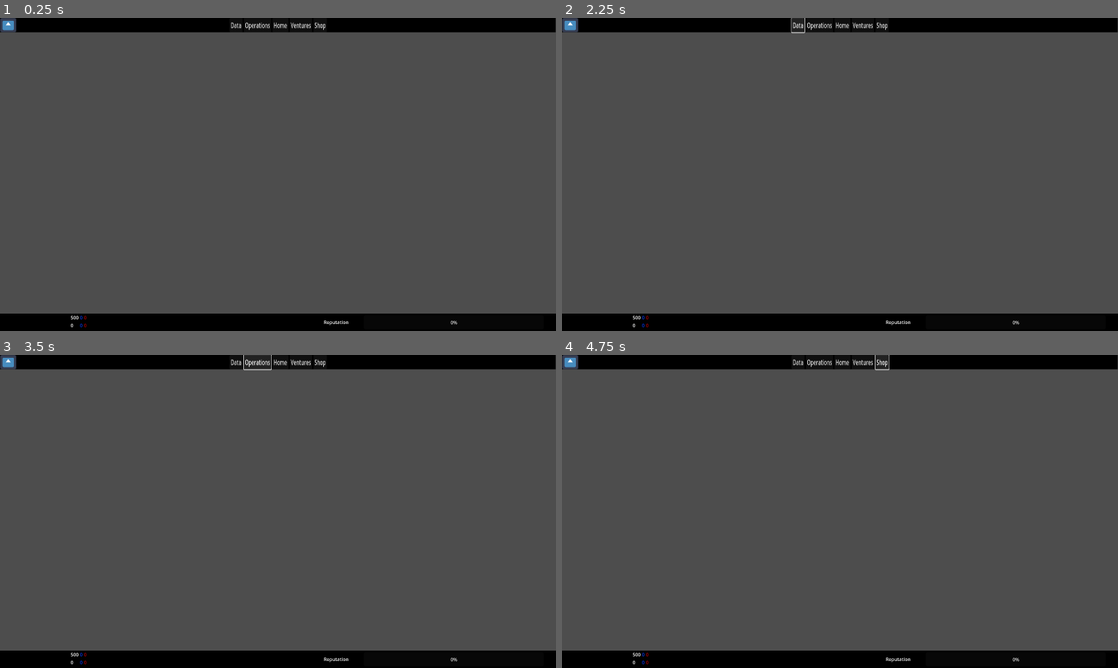
Above: before the commit, frames 1-4 (two rows, left to right).
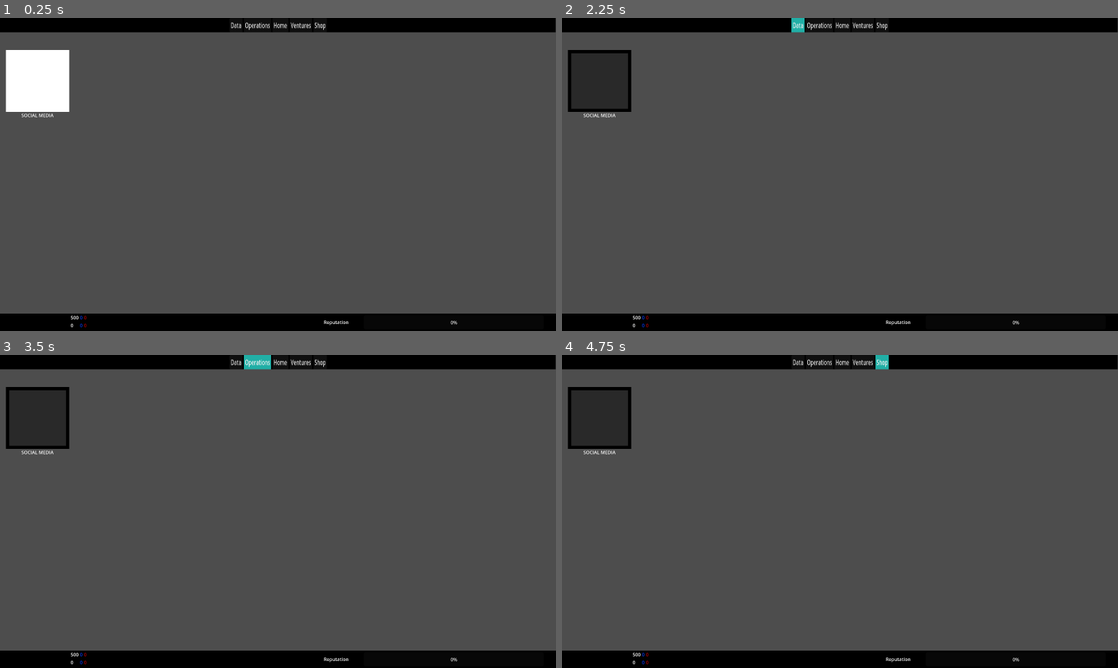
Above: after the commit, the same moments.

Repository: worrall1/PrivacyGame
Game: Godot game, scene res://Upgrades.tscn
Same seed, same stepped clock (60 frames per second), same inputs: the game is played once before the commit and once after it. The project has no main scene, so this scene is started directly. The engine's default icon, where the game draws it, is replaced by a stand-in: a white triangle on a blue panel in a dark square.
Inputs (mouse positions are in pixels of both pictures, inside the frame that each line leads up to; where the layout moved, square brackets give the same spot in the first picture):
- Up to frame 1 (0.25 s): no input
- Up to frame 2 (2.25 s): click "Ventures" at 0.5 s; click (600, 80) [567, 24] at 1.25 s; click "Data" at 2 s
- Up to frame 3 (3.5 s): click "Operations" at 2.75 s
- Up to frame 4 (4.75 s): click "Home" at 3.5 s; click "Shop" at 4.25 s

The runs differ from the first frame. In frame 1, 2.5% of the frame differs, in the area x 0-13%, y 0-32%; in frame 2, 2.6%; in frame 3, 2.7%, in the area x 0-49%, y 0-32%; in frame 4, 2.6%.

Commit message:
Button

Diff:
--- a/TopBar.tscn
+++ b/TopBar.tscn
@@ -2,7 +2,9 @@
 
 [ext_resource type="Texture2D" uid="uid://bvcl4nnyulyp0" path="res://Textures/Black.png" id="1_fwnk1"]
 [ext_resource type="Script" path="res://TopBar.gd" id="2_763e6"]
-[ext_resource type="Texture2D" uid="uid://cihh4bg1jbq2w" path="res://icon.svg" id="3_wkq7f"]
+
+[sub_resource type="StyleBoxFlat" id="StyleBoxFlat_qxieo"]
+bg_color = Color(0.129412, 0.686275, 0.65098, 1)
 
 [node name="TopBar" type="NinePatchRect"]
 anchors_preset = 10
@@ -28,35 +30,31 @@
 [node name="Button" type="Button" parent="HBoxContainer"]
 layout_mode = 2
 size_flags_horizontal = 0
+theme_override_styles/focus = SubResource("StyleBoxFlat_qxieo")
 text = "Data"
 
 [node name="Button2" type="Button" parent="HBoxContainer"]
 layout_mode = 2
+theme_override_styles/focus = SubResource("StyleBoxFlat_qxieo")
 text = "Operations"
 
 [node name="Button3" type="Button" parent="HBoxContainer"]
 layout_mode = 2
+theme_override_styles/focus = SubResource("StyleBoxFlat_qxieo")
 text = "Home"
 
 [node name="Button4" type="Button" parent="HBoxContainer"]
 layout_mode = 2
+theme_override_styles/focus = SubResource("StyleBoxFlat_qxieo")
 text = "Ventures"
 
 [node name="Button5" type="Button" parent="HBoxContainer"]
 layout_mode = 2
+theme_override_styles/focus = SubResource("StyleBoxFlat_qxieo")
 text = "Shop"
-
-[node name="TextureButton" type="TextureButton" parent="."]
-layout_mode = 0
-offset_right = 57.0
-offset_bottom = 20.0
-texture_normal = ExtResource("3_wkq7f")
-ignore_texture_size = true
-stretch_mode = 0
 
 [connection signal="pressed" from="HBoxContainer/Button" to="." method="_on_button_1_pressed"]
 [connection signal="pressed" from="HBoxContainer/Button2" to="." method="_on_button_2_pressed"]
 [connection signal="pressed" from="HBoxContainer/Button3" to="." method="_on_button_3_pressed"]
 [connection signal="pressed" from="HBoxContainer/Button4" to="." method="_on_button_4_pressed"]
 [connection signal="pressed" from="HBoxContainer/Button5" to="." method="_on_button_5_pressed"]
-[connection signal="pressed" from="TextureButton" to="." method="_on_settings_pressed"]
--- a/Upgrades.tscn
+++ b/Upgrades.tscn
@@ -1,7 +1,8 @@
-[gd_scene load_steps=3 format=3 uid="uid://bxd7avsp3rgn3"]
+[gd_scene load_steps=4 format=3 uid="uid://bxd7avsp3rgn3"]
 
 [ext_resource type="PackedScene" uid="uid://dvxejfu76p7vu" path="res://TopBar.tscn" id="1_hmu2l"]
 [ext_resource type="PackedScene" uid="uid://sn6bydjgf6o5" path="res://BottomBar.tscn" id="2_ll26n"]
+[ext_resource type="PackedScene" uid="uid://cqhvphb1uilps" path="res://VentureButton.tscn" id="3_fny23"]
 
 [node name="Upgrades" type="Node2D"]
 
@@ -23,3 +24,7 @@
 offset_top = 111.0
 offset_right = 1846.0
 offset_bottom = 932.0
+
+[node name="TextureButton" parent="." instance=ExtResource("3_fny23")]
+offset_top = 111.0
+offset_bottom = 324.0
--- /dev/null
+++ b/VentureButton.gd
@@ -0,0 +1,33 @@
+extends TextureButton
+
+var toggle = false
+var textura = load("res://Textures/selected_box.png")
+var default_texture: Texture
+
+# Called when the node enters the scene tree for the first time.
+func _ready():
+	default_texture = texture_normal
+	pass # Replace with function body.
+
+
+# Called every frame. 'delta' is the elapsed time since the previous frame.
+func _process(delta):
+	pass
+
+
+
+
+func _on_pressed():
+	if toggle == false:
+		texture_normal = textura
+
+
+		toggle = true
+
+	elif toggle == true:
+		texture_normal = default_texture
+
+
+
+		toggle = false
+	pass # Replace with function body.
--- /dev/null
+++ b/VentureButton.tscn
@@ -0,0 +1,24 @@
+[gd_scene load_steps=3 format=3 uid="uid://cqhvphb1uilps"]
+
+[ext_resource type="Texture2D" uid="uid://clbtsbxl8f25n" path="res://Textures/White.png" id="1_cfeyg"]
+[ext_resource type="Script" path="res://VentureButton.gd" id="2_nil3c"]
+
+[node name="TextureButton" type="TextureButton"]
+offset_left = 21.0
+offset_top = 13.0
+offset_right = 239.0
+offset_bottom = 226.0
+texture_normal = ExtResource("1_cfeyg")
+ignore_texture_size = true
+stretch_mode = 0
+script = ExtResource("2_nil3c")
+
+[node name="Label" type="Label" parent="."]
+layout_mode = 0
+offset_top = 213.0
+offset_right = 218.0
+offset_bottom = 236.0
+text = "SOCIAL MEDIA"
+horizontal_alignment = 1
+
+[connection signal="pressed" from="." to="." method="_on_pressed"]
Binary file added: Textures/rectangle-4.png
Not shown, added: Textures/rectangle-4.png.import
Not shown, added: Textures/selected.png.import
Binary file added: Textures/selected_box.png
Not shown, added: Textures/selected_box.png.import
